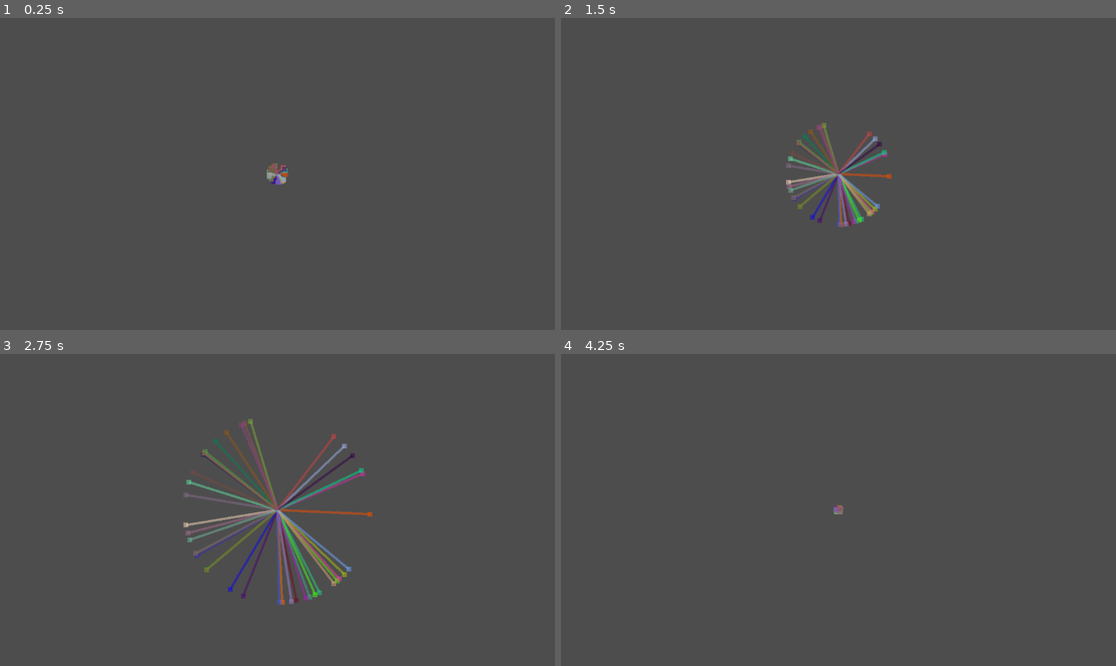
Above: before the commit, frames 1-4 (two rows, left to right).
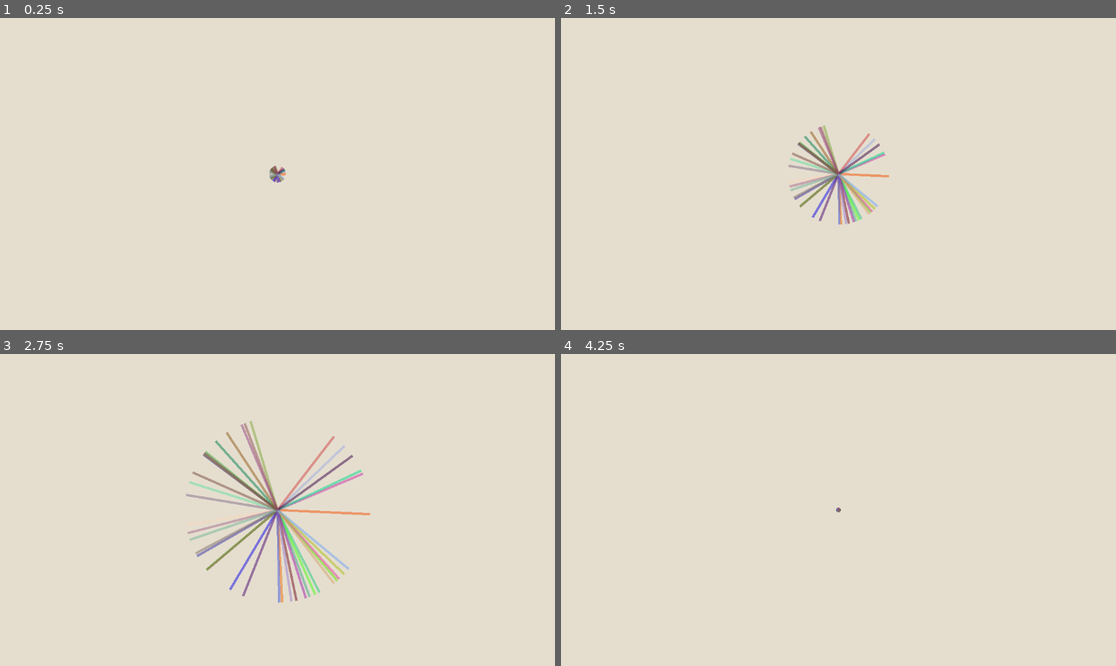
Above: after the commit, the same moments.

Repository: oman276/CS-383-Assignments
Game: Godot game, scene res://scenes/Empty.tscn
Two runs of this game, one before a commit and one after it. Both use one fixed random seed, a clock stepped at 60 frames per second and the inputs below.
Inputs (mouse positions are in pixels of both pictures, inside the frame that each line leads up to):
- Up to frame 1 (0.25 s): no input
- Up to frame 2 (1.5 s): move the mouse to (960, 158) at 0.52 s; hold D (topdown_move_right) from 0.53 s (still down); click (960, 158) at 0.6 s; tap W (topdown_move_up) at 0.77 s; move the mouse to (727, 189) at 1.27 s; click (727, 189) at 1.35 s
- Up to frame 3 (2.75 s): tap W (topdown_move_up) at 1.52 s; move the mouse to (333, 441) at 2.02 s; release D (topdown_move_right) at 2.03 s; hold A (topdown_move_left) from 2.03 s (still down); click (333, 441) at 2.1 s
- Up to frame 4 (4.25 s): move the mouse to (810, 572) at 2.77 s; release A (topdown_move_left) at 2.78 s; hold D (topdown_move_right) from 2.78 s (still down); click (810, 572) at 2.85 s; tap W (topdown_move_up) at 3.02, 3.77 s; move the mouse to (1005, 556) at 3.52 s; click (1005, 556) at 3.6 s; tap Space (reset) at 4.15 s

The runs differ from the first frame. In frame 1, 100% of the frame differs, in the area x 0-100%, y 0-100%; in frame 2, 100%; in frame 3, 100%; in frame 4, 100%.

Commit message:
background and decay factor

Diff:
--- a/assignment_3/teamwork-ml/scenes/MLAgent.tscn
+++ b/assignment_3/teamwork-ml/scenes/MLAgent.tscn
@@ -6,6 +6,8 @@
 [sub_resource type="RectangleShape2D" id="RectangleShape2D_f8s4n"]
 
 [node name="MlAgent" type="CharacterBody2D" unique_id=454448767]
+z_index = 10
+z_as_relative = false
 scale = Vector2(0.5, 0.5)
 collision_layer = 0
 motion_mode = 1
@@ -17,6 +19,7 @@
 shape = SubResource("RectangleShape2D_f8s4n")
 
 [node name="Sprite2D" type="Sprite2D" parent="CollisionShape2D" unique_id=266610309]
+visible = false
 modulate = Color(1, 0, 0, 0.38431373)
 texture_filter = 1
 position = Vector2(-9.536743e-07, -9.536743e-07)
--- a/assignment_3/teamwork-ml/scenes/TestRoot.tscn
+++ b/assignment_3/teamwork-ml/scenes/TestRoot.tscn
@@ -14,6 +14,19 @@
 updatePerSecond = 120
 queryNeighborCount = 15
 
+[node name="Background UI" type="CanvasLayer" parent="." unique_id=862336736]
+layer = -1
+
+[node name="ColorRect" type="ColorRect" parent="Background UI" unique_id=1883625158]
+z_index = -100
+z_as_relative = false
+anchors_preset = 15
+anchor_right = 1.0
+anchor_bottom = 1.0
+grow_horizontal = 2
+grow_vertical = 2
+color = Color(0.8980392, 0.87058824, 0.8117647, 1)
+
 [node name="OwenCamera" parent="." unique_id=1808773620 node_paths=PackedStringArray("target") instance=ExtResource("1_nuy52")]
 target = NodePath("../TargetPosition")
 
--- a/assignment_3/teamwork-ml/scripts/systems/teamwork_level_controller.gd
+++ b/assignment_3/teamwork-ml/scripts/systems/teamwork_level_controller.gd
@@ -125,7 +125,7 @@
 
 				for entry in velocity_entries:
 					var vel_parts = entry.split(",", false)
-					if vel_parts.size() != 3:
+					if vel_parts.size() < 3:
 						print("Malformed velocity entry (weird num of components): '%s'" % entry)
 						continue
 
@@ -135,8 +135,13 @@
 						print("Malformed velocity entry (non-finite values): '%s'" % entry)
 						continue
 
-					var result_round = vel_parts[2].to_int() if vel_parts.size() > 2 else 0
-					sum_velocity += _round_weighted_velocity(Vector2(vel_x, vel_y), result_round)
+					var result_round = vel_parts[2].to_int()
+					var neighbor_distance = vel_parts[3].to_float() if vel_parts.size() > 3 else 0.0
+					if not is_finite(neighbor_distance) or neighbor_distance < 0.0:
+						print("Malformed velocity entry (invalid distance): '%s'" % entry)
+						continue
+
+					sum_velocity += _round_weighted_velocity(Vector2(vel_x, vel_y), result_round, neighbor_distance)
 					count += 1
 
 				if count == 0:
@@ -158,11 +163,12 @@
 	for i in range(requests_to_remove.size() - 1, -1, -1):
 		pending_requests.remove_at(requests_to_remove[i])
 
-func _round_weighted_velocity(velocity: Vector2, result_round: int) -> Vector2:
-	# we could fiddle with this decay factor but I think this works for now
+func _round_weighted_velocity(velocity: Vector2, result_round: int, neighbor_distance: float = 0.0) -> Vector2:
+	# combine recency and proximity so stale and distant neighbors influence less
 	var round_difference = current_round - result_round
 	var decay_factor = 1.0 / (1.0 + round_difference) if weigh_recency else 1.0
-	return velocity * decay_factor
+	var proximity_factor = 1.0 / (1.0 + neighbor_distance) if weigh_proximity else 1.0
+	return velocity * decay_factor * proximity_factor
 
 func shuffle_packed_array_in_place(arr: PackedStringArray) -> void:
 	var n = arr.size()
@@ -183,7 +189,9 @@
 	Signals.reset_agents.emit()
 
 	activeAgentCount = agentNumber
-	GameManager.tm_state = GameManager.TeamworkGameState.RESETTING
+	if GameManager.tm_state != GameManager.TeamworkGameState.RESETTING:
+		GameManager.tm_state = GameManager.TeamworkGameState.RESETTING
+		_send_increase_round_request()
 
 	# Close all pending UDP requests
 	for request in pending_requests:
@@ -193,11 +201,23 @@
 	for agent in agents:
 		agent.reset()
 		agent.global_position = Vector2.ZERO
-	current_round += 1
 
 	# update the tree
 	Signals.send_rebuild_signal.emit()
 	set_timer()
+
+
+func _send_increase_round_request() -> void:
+	var udp := PacketPeerUDP.new()
+	var bind_result := udp.bind(0)
+	if bind_result != OK:
+		push_warning("Failed to bind UDP socket for increase_round request")
+		return
+
+	udp.set_dest_address(pythonServerIp, pythonQueryPort)
+	udp.put_packet("increase_round".to_utf8_buffer())
+	udp.close()
+	current_round += 1
 
 
 func _on_agent_deactivated() -> void:
Not shown, changed: assignment_3/python_ml/data_loop.py
